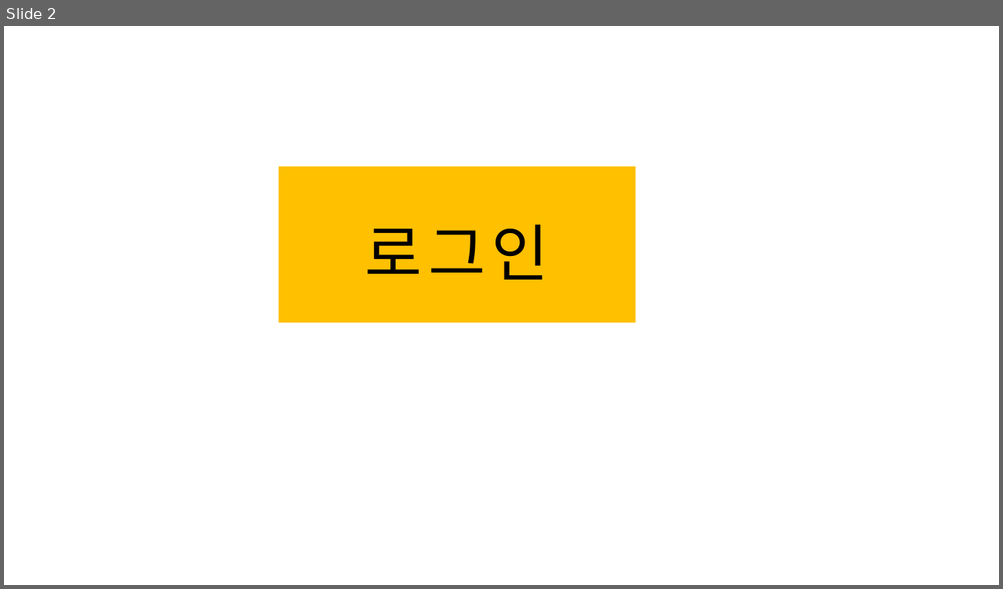
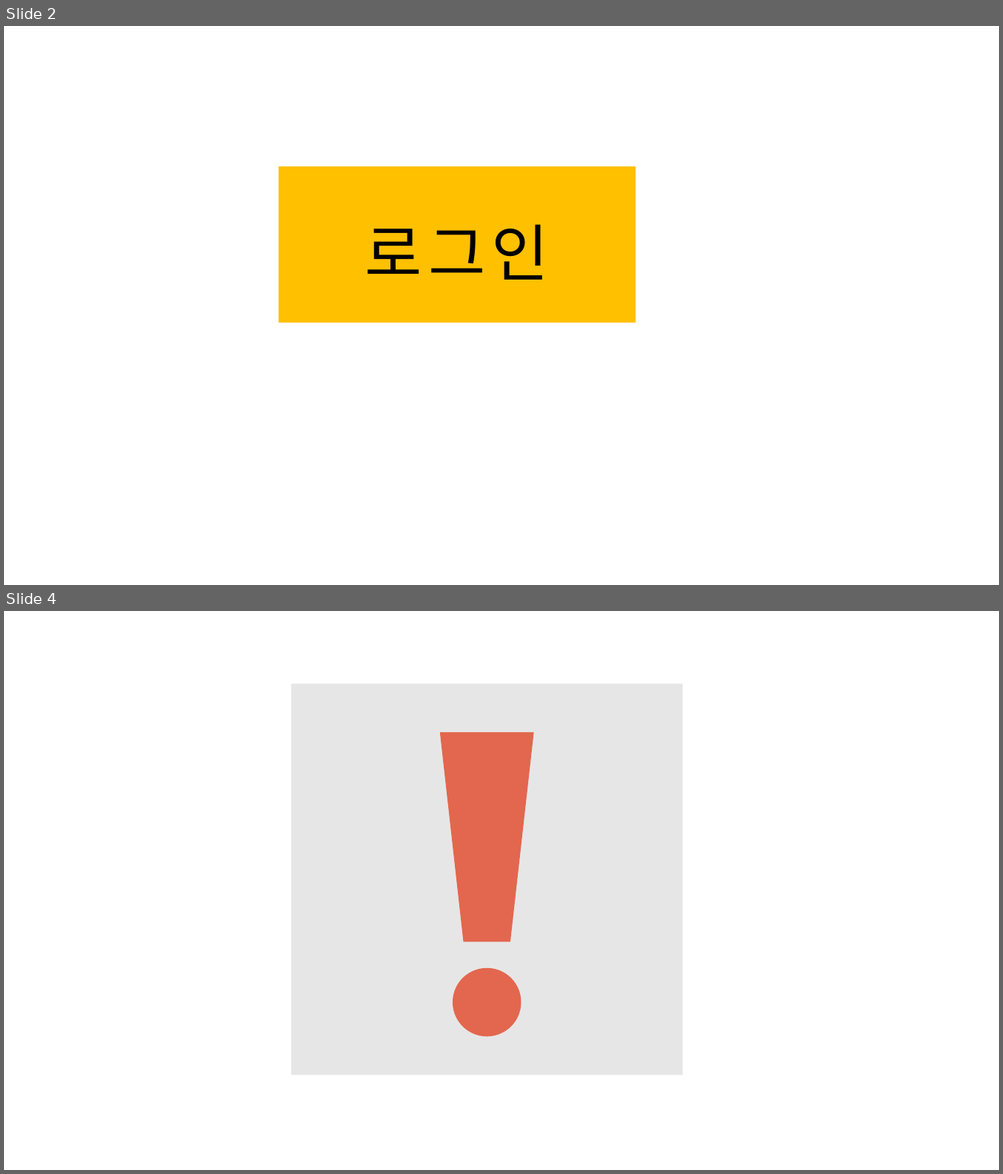
Before and after one commit to DuetoPark/movie-page, a slide deck: pictures/영화표.pptx. Shown one above the other, each under a label of ours: slide 2 before the commit, slides 2 and 4 after it; the slides between them are not shown. The pictures are 1003x589 and 1003x1174 pixels, drawn with LibreOffice and Linux fonts; fonts in the diff are those of the drawing. Boxes give left, top, right and bottom in pixels: in the first picture for what was removed or moved away, otherwise in the second. Text is boxed around its words. In the diff, an @@ line names an element or a change of style, - is before the commit and + after.

```diff
--- a/pictures/영화표.pptx
+++ b/pictures/영화표.pptx
@@ slide 4 added at (x1=4, y1=611, x2=999, y2=1170), background #FFFFFF @@
@@ rectangle added at (x1=291, y1=684, x2=683, y2=1076), fill #E7E6E6 @@
@@ trapezoid added at (x1=440, y1=732, x2=534, y2=943), fill #E2674E @@
@@ ellipse added at (x1=452, y1=968, x2=521, y2=1037), fill #E2674E @@
```
Also in this commit, not shown: 1 other slide added, 2 slides removed, 6 other files.
